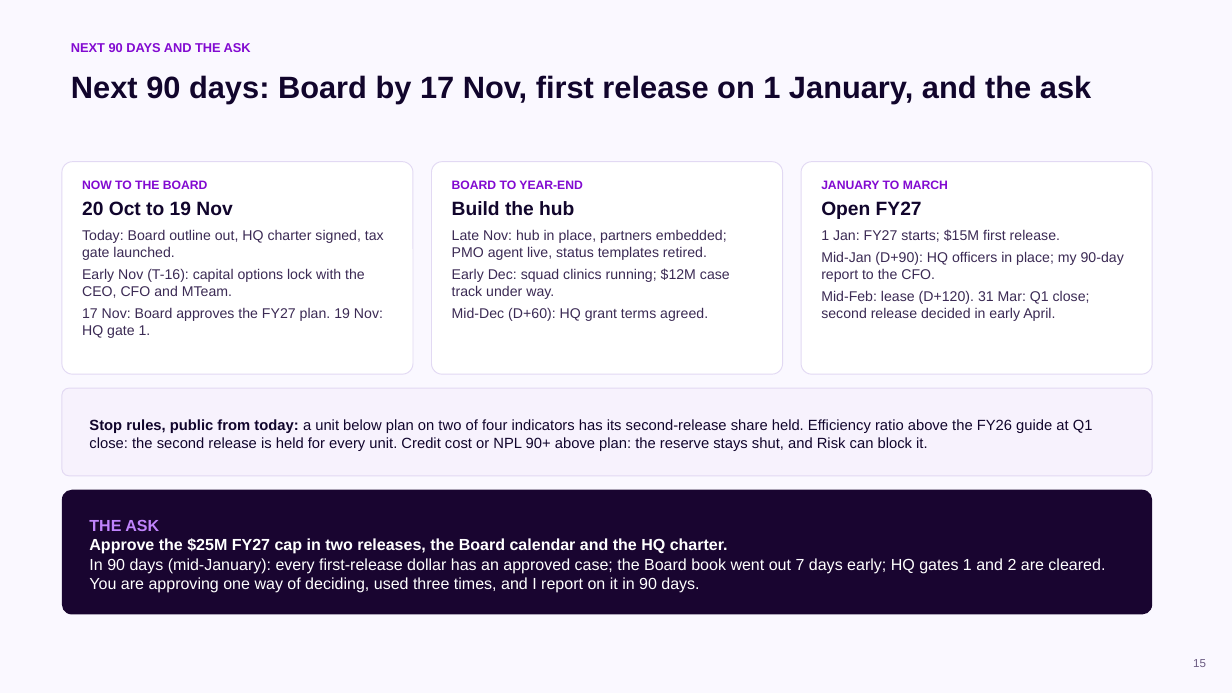
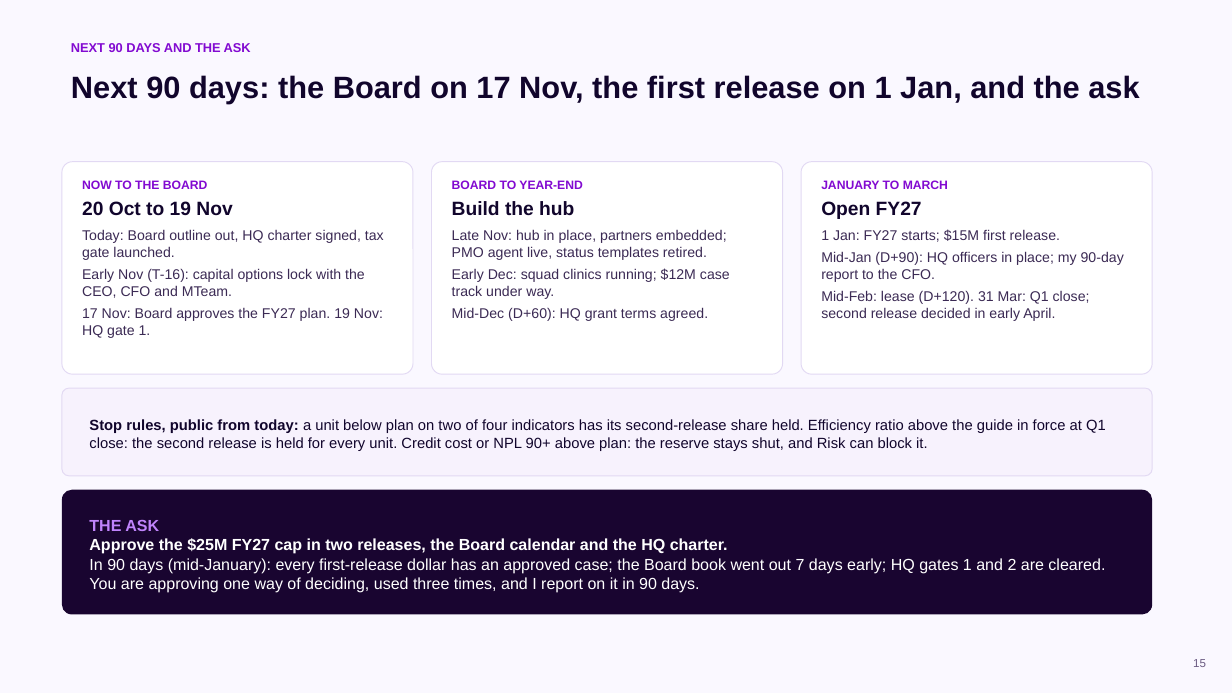
Before and after one commit to cmx24/business-case, a slide deck: slide 15 of deck/CFO_CoS_deck_v8.pptx. Drawn at 1232x693 pixels with LibreOffice and Linux fonts; fonts in the diff are those of the drawing. Boxes give left, top, right and bottom in pixels: in the first picture for what was removed or moved away, otherwise in the second. Text is boxed around its words. In the diff, an @@ line names an element or a change of style, - is before the commit and + after.

```diff
--- a/deck/CFO_CoS_deck_v8.pptx
+++ b/deck/CFO_CoS_deck_v8.pptx
@@ text at [71, 75, 1139, 103]: text changed @@
-Next 90 days: Board by 17 Nov, first release on 1 January, and the ask
+Next 90 days: the Board on 17 Nov, the first release on 1 Jan, and the ask
@@ text at [89, 419, 1106, 451]: text changed @@
-Stop rules, public from today: a unit below plan on two of four indicators has its second-release share held. Efficiency ratio above the FY26 guide at Q1 close: the second release is held for every unit. Credit cost or NPL 90+ above plan: the reserve stays shut, and Risk can block it.
+Stop rules, public from today: a unit below plan on two of four indicators has its second-release share held. Efficiency ratio above the guide in force at Q1 close: the second release is held for every unit. Credit cost or NPL 90+ above plan: the reserve stays shut, and Risk can block it.
```
Also in this commit, not shown: 7 other slides changed, 7 other files.
